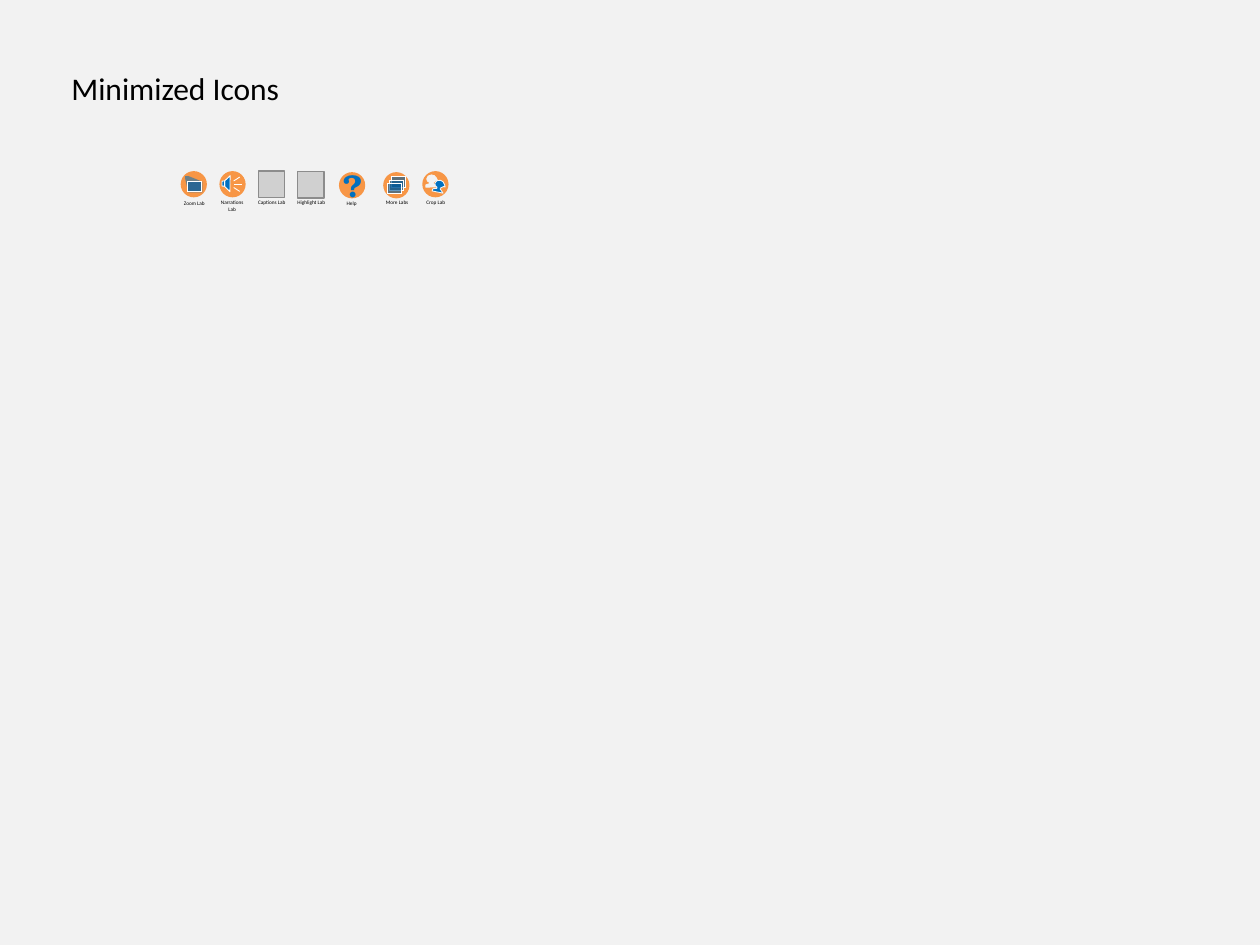
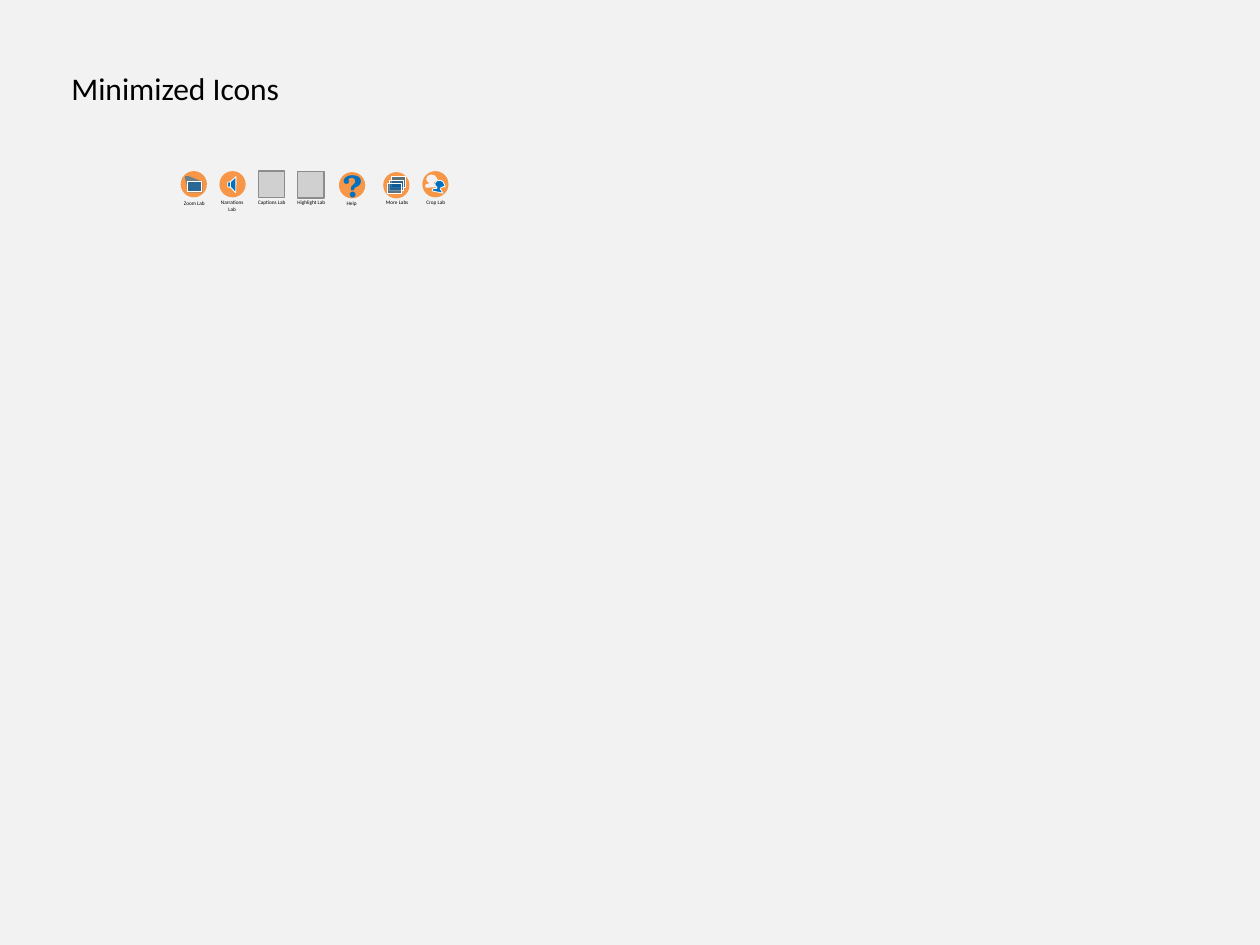
Before and after one commit to PowerPointLabs/PowerPointLabs, a slide deck: slide 2 of doc/Icons.pptx. Drawn at 1260x945 pixels with LibreOffice and Linux fonts; fonts in the diff are those of the drawing; grey boxes stand for pictures. Boxes give left, top, right and bottom in pixels: in the first picture for what was removed or moved away, otherwise in the second. Text is boxed around its words. In the diff, an @@ line names an element or a change of style, - is before the commit and + after.

Commit message:
Icon redesign

```diff
--- a/doc/Icons.pptx
+++ b/doc/Icons.pptx
@@ freeform shape: place and size @@
-freeform shape at [222, 175, 229, 192]
+freeform shape at [228, 176, 236, 193]
@@ line removed from (234, 181) to (239, 178) @@
@@ line removed from (234, 184) to (242, 184) @@
@@ line removed from (234, 188) to (239, 192) @@
```
